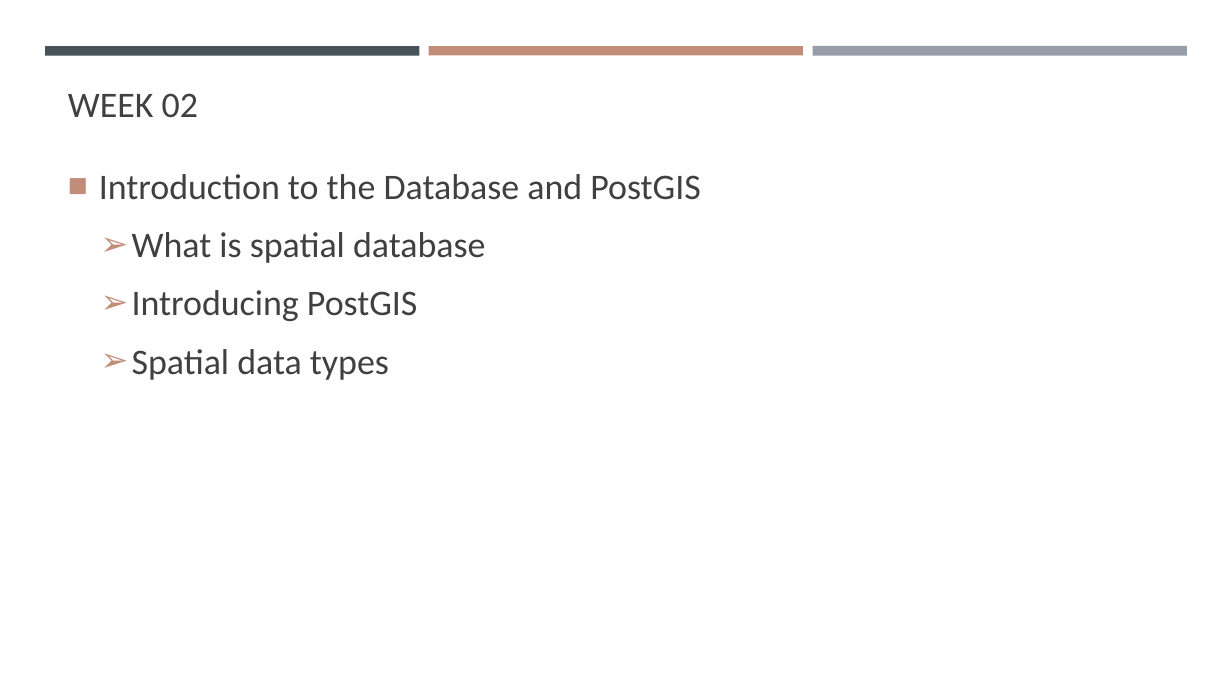
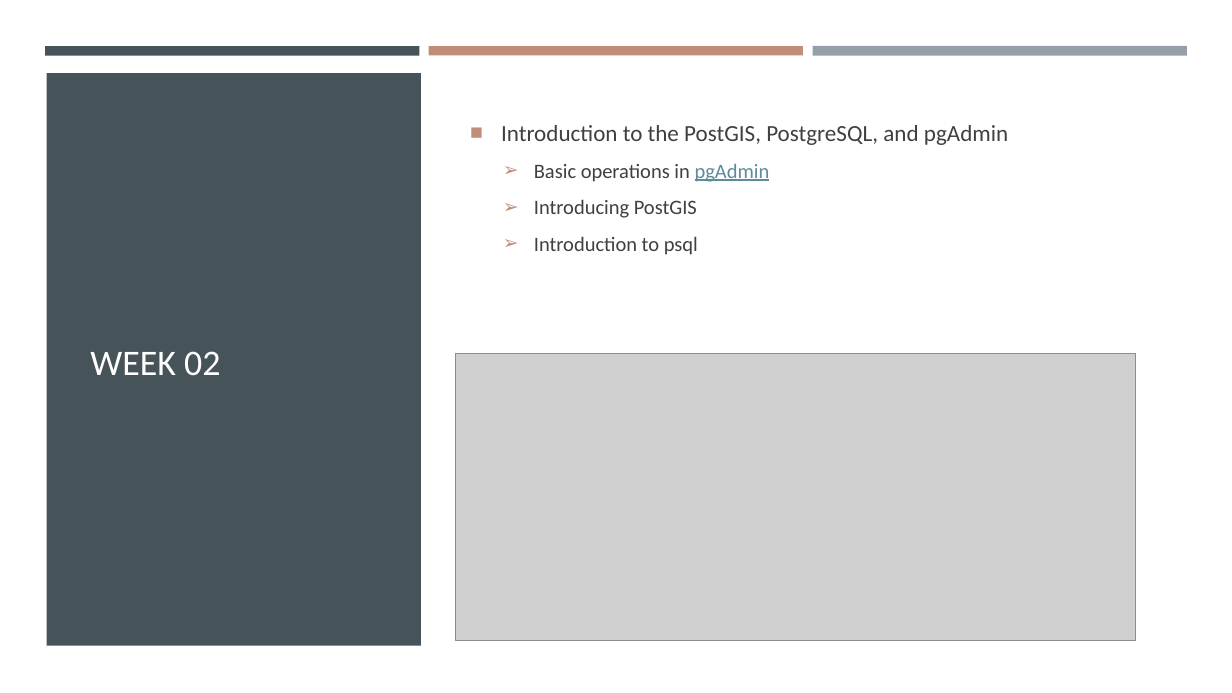
Before and after one commit to gisynw/ssj-376, a slide deck: slide 12 of docs/Lectures/Week01/Week01_Intro_Course.pptx (slide 11 before the commit). Drawn at 1232x693 pixels with LibreOffice and Linux fonts; fonts in the diff are those of the drawing; grey boxes stand for pictures. Boxes give left, top, right and bottom in pixels: in the first picture for what was removed or moved away, otherwise in the second. Text is boxed around its words. In the diff, an @@ line names an element or a change of style, - is before the commit and + after.

Commit message:
update week01

```diff
--- a/docs/Lectures/Week01/Week01_Intro_Course.pptx
+++ b/docs/Lectures/Week01/Week01_Intro_Course.pptx
@@ rectangle added at (x1=0, y1=0, x2=1232, y2=693), fill #FFFFFF @@
@@ rectangle added at (x1=46, y1=73, x2=421, y2=646), fill #465359 @@
@@ text "Introduction to the PostGIS, PostgreSQL, ..." moved from (x1=99, y1=174, x2=701, y2=380) to (x1=501, y1=125, x2=1008, y2=255) @@
@@ title "WEEK 02" moved from (x1=68, y1=93, x2=198, y2=118) to (x1=90, y1=351, x2=220, y2=375) @@
@@ title "WEEK 02" at (x1=90, y1=351, x2=220, y2=375): text colour #404040 to #FFFFFF; vertical alignment bottom to middle @@
@@ text at (x1=501, y1=125, x2=1008, y2=182): text changed; size 28 to 18 pt @@
-■ Introduction to the Database and PostGIS
-  ➢ What is spatial database
+■ Introduction to the PostGIS, PostgreSQL, and pgAdmin
+  ➢ Basic operations in pgAdmin
@@ text at (x1=534, y1=199, x2=697, y2=218): size 28 to 16 pt in "Introducing PostGIS"; less space between paragraphs @@
@@ text at (x1=534, y1=236, x2=698, y2=255): text changed; size 28 to 16 pt @@
-  ➢ Spatial data types
+  ➢ Introduction to psql
@@ picture added at (x1=456, y1=353, x2=1136, y2=640) @@
```
Also in this commit, not shown: 8 other slides changed, 7 slides added, 7 slides removed, 5 other files.
